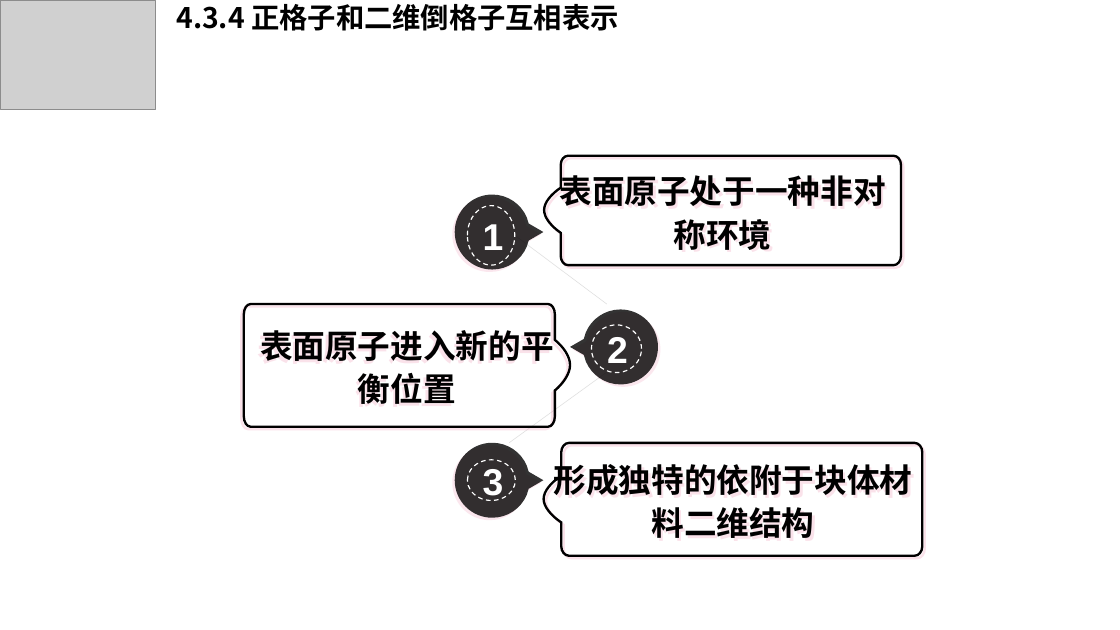
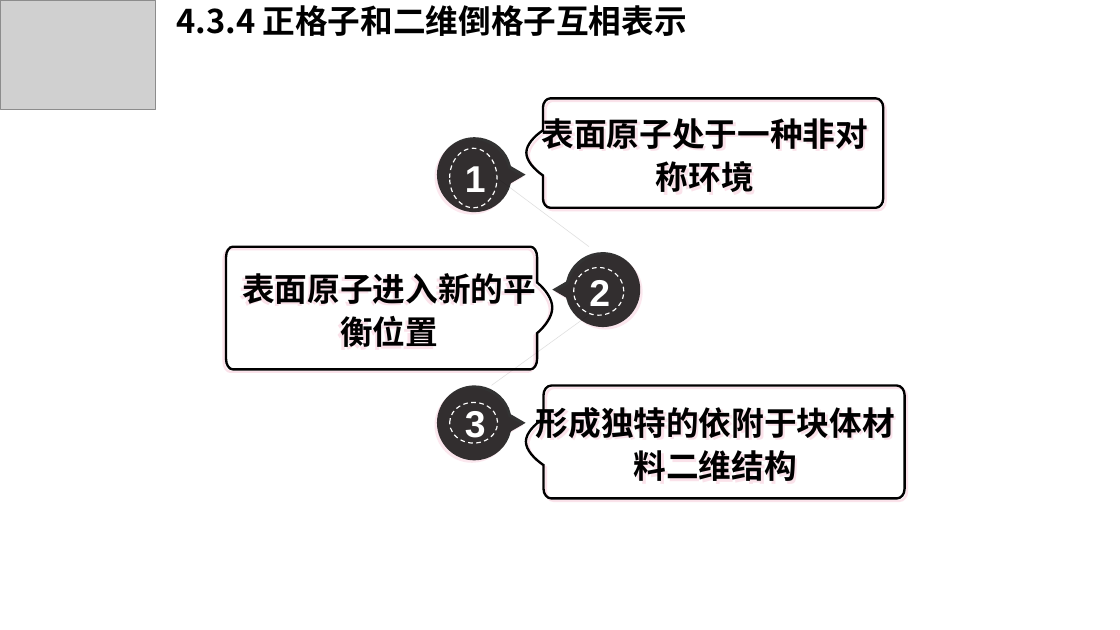
Before and after one commit to DreamBoatOve/gitTest, a slide deck: slide 26 of Lessons/材料的表面与界面/group_presentation/slices/第四小组_0529_16.pptx. Drawn at 1120x630 pixels with LibreOffice and Linux fonts; fonts in the diff are those of the drawing; grey boxes stand for pictures. Boxes give left, top, right and bottom in pixels: in the first picture for what was removed or moved away, otherwise in the second. Text is boxed around its words. In the diff, an @@ line names an element or a change of style, - is before the commit and + after.

```diff
--- a/Lessons/材料的表面与界面/group_presentation/slices/第四小组_0529_16.pptx
+++ b/Lessons/材料的表面与界面/group_presentation/slices/第四小组_0529_16.pptx
@@ title "4.3.4 正格子和二维倒格子互相表示" at (x1=176, y1=5, x2=687, y2=36): size 24.3 to 28 pt @@
@@ freeform shape "表面原子处于一种非对称环境" moved from (x1=544, y1=155, x2=902, y2=265) to (x1=527, y1=98, x2=884, y2=208) @@
@@ freeform shape moved from (x1=454, y1=195, x2=543, y2=269) to (x1=436, y1=137, x2=526, y2=212) @@
@@ ellipse "1" moved from (x1=467, y1=206, x2=514, y2=266) to (x1=450, y1=148, x2=497, y2=208) @@
@@ line moved from (607, 372) - (509, 443) to (589, 315) - (492, 386) @@
@@ 4 freeform shapes, 1 ellipse, 1 line moved together from (x1=244, y1=232, x2=923, y2=555) to (x1=226, y1=175, x2=905, y2=498) @@
@@ ellipse "3" moved from (x1=467, y1=460, x2=515, y2=500) to (x1=450, y1=402, x2=497, y2=443) @@
```
Also in this commit, not shown: 23 other slides changed.
